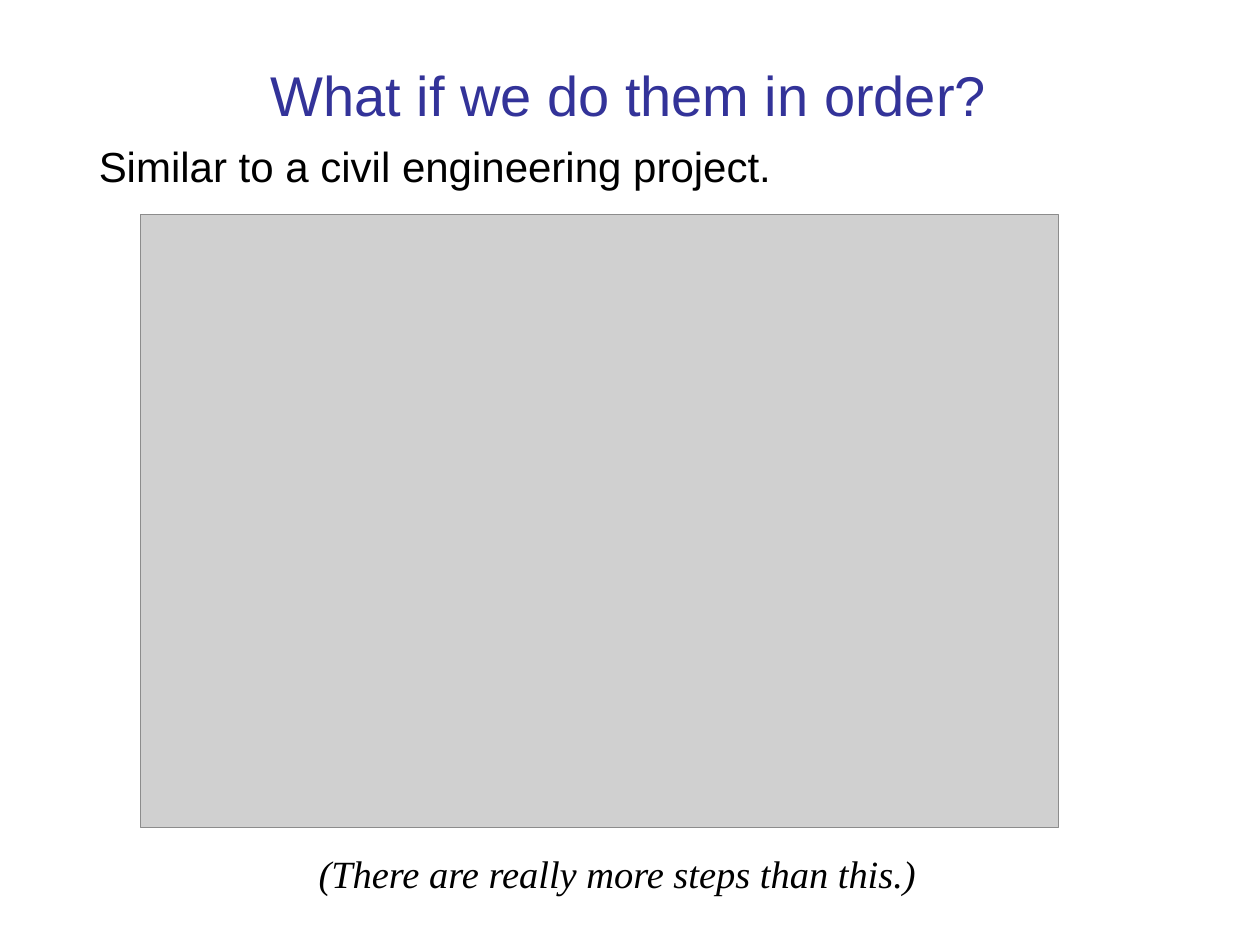
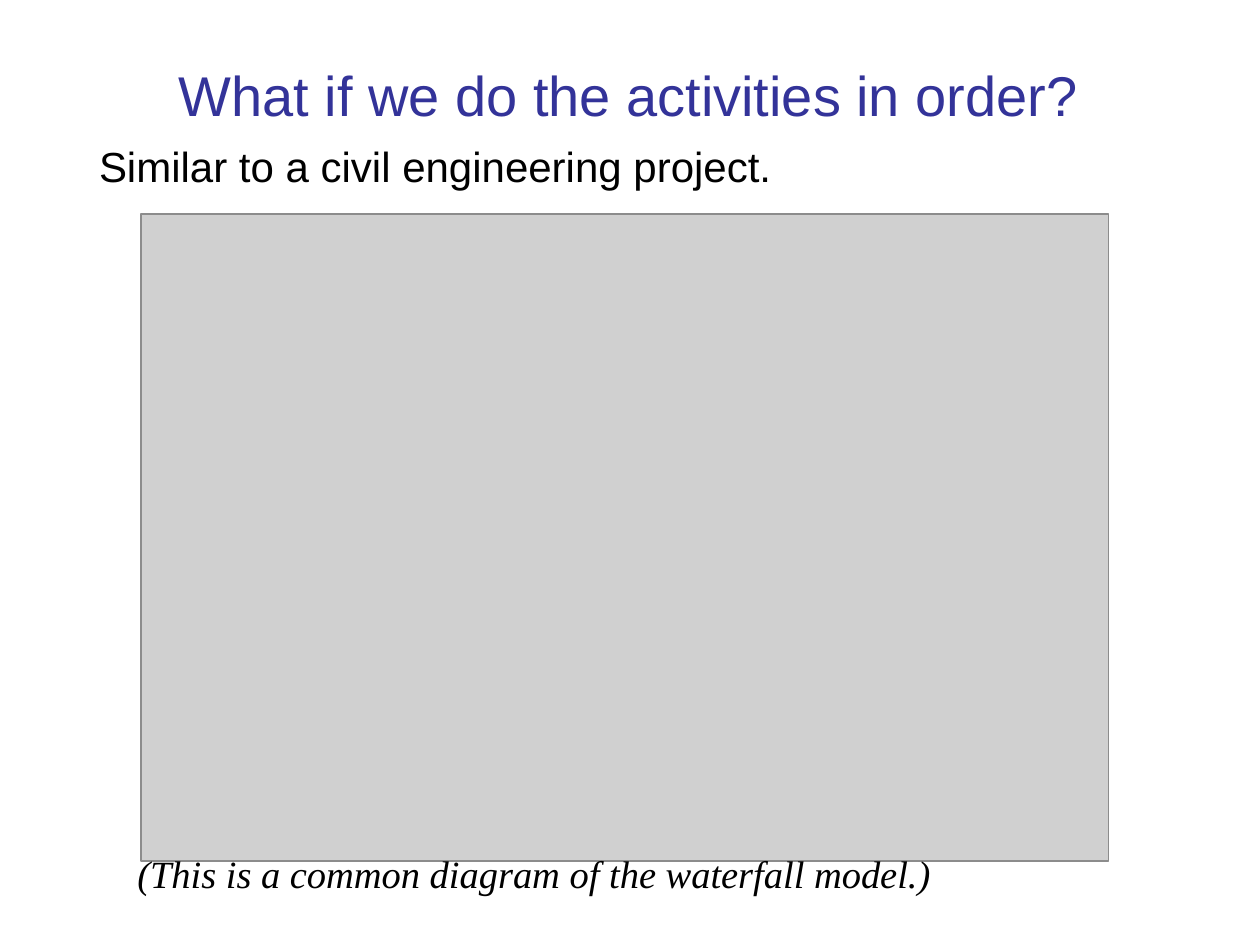
Before and after one commit to cpske/ISP, a slide deck: slide 24 of software-process/Introduction-software-process.ppt (slide 17 before the commit). Drawn at 1260x945 pixels with LibreOffice and Linux fonts; fonts in the diff are those of the drawing; grey boxes stand for pictures. Boxes give left, top, right and bottom in pixels: in the first picture for what was removed or moved away, otherwise in the second. Text is boxed around its words. In the diff, an @@ line names an element or a change of style, - is before the commit and + after.

```diff
--- a/software-process/Introduction-software-process.ppt
+++ b/software-process/Introduction-software-process.ppt
@@ title at (179,75,1078,117): text changed @@
-What if we do them in order?
+What if we do the activities in order?
@@ picture: place and size @@
-picture at (141,214,1058,828)
+picture at (141,214,1109,861)
@@ text added at (137,858,930,896), 22 pt, text #000000, italic @@
+(This is a common diagram of the waterfall model.)
@@ text removed at (319,861,916,896) @@
-(There are really more steps than this.)
```
Also in this commit, not shown: 23 other slides changed, 13 slides added, 23 slides removed, 4 other files.
